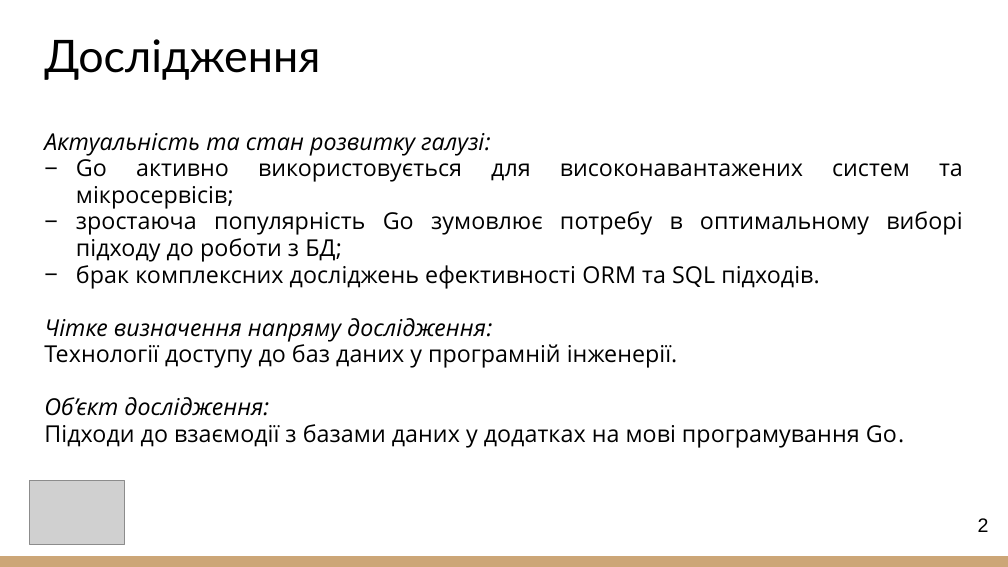
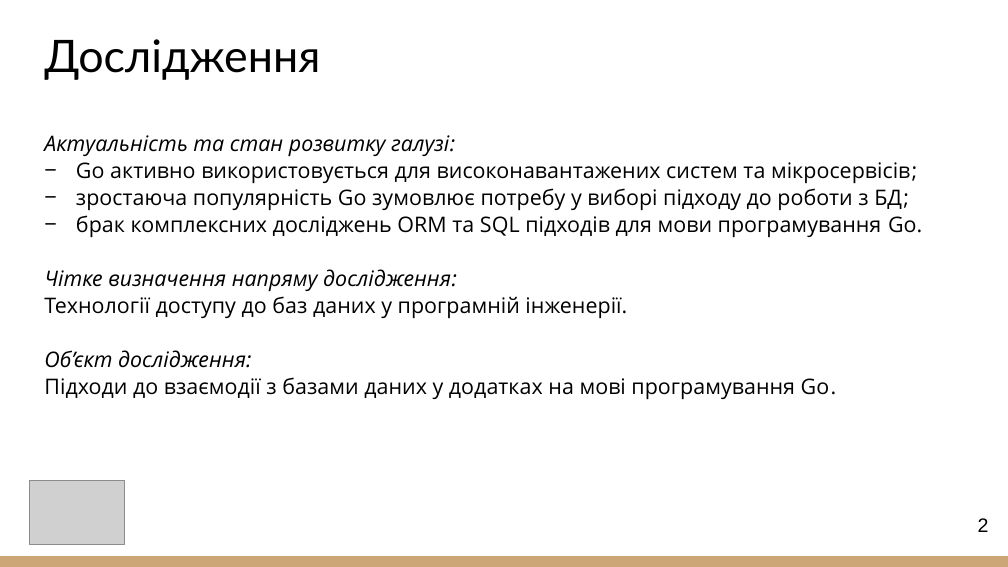
Before and after one commit to yahn1ukov/go-orm-sql-efficiency, a slide deck: slide 2 of 2025_М_ПІ_ІПЗм-23-2_Ягнюков_А_Ю.pptx. Drawn at 1008x567 pixels with LibreOffice and Linux fonts; fonts in the diff are those of the drawing; grey boxes stand for pictures. Boxes give left, top, right and bottom in pixels: in the first picture for what was removed or moved away, otherwise in the second. Text is boxed around its words. In the diff, an @@ line names an element or a change of style, - is before the commit and + after.

```diff
--- a/2025_М_ПІ_ІПЗм-23-2_Ягнюков_А_Ю.pptx
+++ b/2025_М_ПІ_ІПЗм-23-2_Ягнюков_А_Ю.pptx
@@ text at bbox=[44, 135, 917, 399]: size 16.6 to 15.3 pt in "Актуальність та стан розвитку галузі:", "Go активно використовується для високонавантажених систем та ...", "Чітке визначення напряму дослідження:", "Технології доступу до баз даних у програмній ..." and 2 more places; line spacing 0.95 to 1.05 @@
@@ text at bbox=[76, 188, 922, 237]: text changed; size 16.6 to 15.3 pt @@
-− зростаюча популярність Go зумовлює потребу в оптимальному виборі підходу до роботи з БД;
-− брак комплексних досліджень ефективності ORM та SQL підходів.
+− зростаюча популярність Go зумовлює потребу у виборі підходу до роботи з БД;
+− брак комплексних досліджень ORM та SQL підходів для мови програмування Go.
```
Also in this commit, not shown: 7 other slides changed.
